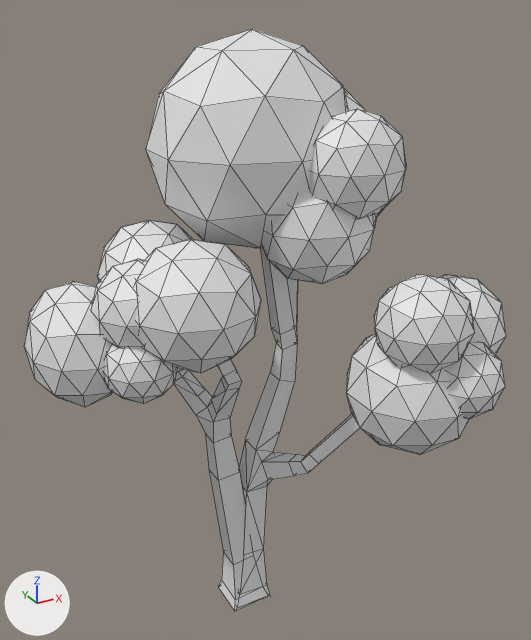
An edit to the Blender file 3D mallit/koivu2.blend, drawn before and after from the same camera.
The view is the same before and after, from a 50 mm camera at (-11.0, -21.9, 24.3) aimed at (1.0, 0.0, 13.3). Lighting does not change. The marker at lower left points along +X, +Y and +Z. Mesh edges are drawn as thin lines.
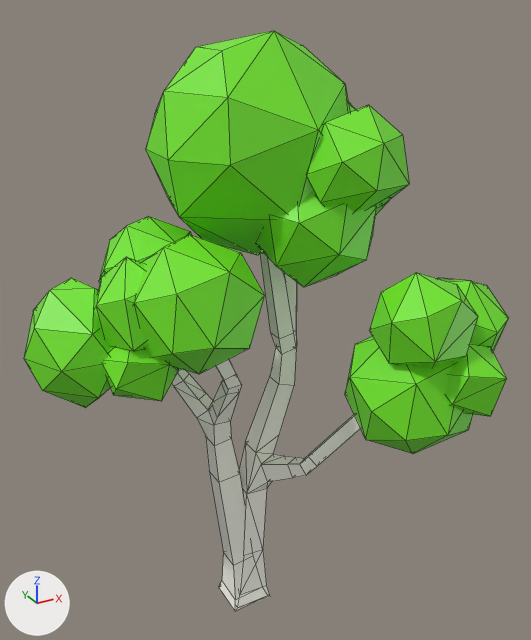
The change, as a diff of the scene's bpy script:
```diff
--- a/3D mallit/koivu2.blend.py
+++ b/3D mallit/koivu2.blend.py
@@ mat_material_002 @@
+mat_material_002 = principled_material('Material.002')
+mat_material_002.base_color = (0.17, 0.801, 0.0185)  # green #73e725
@@ me_icosphere_001 @@
 # used by ob_icosphere; location = (-5.64, 1.14, 13.43); scale = (1.77, 2.2, 2.2)
-me_icosphere_001.from_pydata(...)  # 42 vertices, 80 faces; spans x -0.95..0.95, y -1.0..1.0, z -1.0..1.0
+me_icosphere_001.from_pydata(...)  # 714 vertices, 1360 faces; spans x -0.95..7.96, y -3.73..2.36, z -1.92..4.51
+# me_icosphere_001 part 1: a new loose piece, an icosphere of 80 faces spanning x 0.61..2.97, y -2.25..-0.25, z -0.19..1.81, in mat_material_002 (green #73e725)
+# me_icosphere_001 part 2: a new loose piece, an icosphere of 80 faces spanning x 0.12..1.48, y -1.57..-0.42, z -0.67..0.48, in mat_material_002 (green #73e725)
+# me_icosphere_001 part 3: a new loose piece, an icosphere of 80 faces spanning x 4.05..6.7, y -0.69..1.28, z 1.51..3.76, in mat_material_002 (green #73e725)
+# me_icosphere_001 part 4: a new loose piece, an icosphere of 80 faces spanning x 0.12..1.84, y -1.52..-0.06, z 0.01..1.48, in mat_material_002 (green #73e725)
+# me_icosphere_001 part 5: a new loose piece, an icosphere of 80 faces spanning x 0.64..2.71, y -0.69..1.06, z 0.0..1.75, in mat_material_002 (green #73e725)
+# me_icosphere_001 part 6: a new loose piece, an icosphere of 80 faces spanning x 0.75..2.44, y -1.15..0.28, z -0.6..0.83, in mat_material_002 (green #73e725)
+# me_icosphere_001 part 7: a new loose piece, an icosphere of 80 faces spanning x 1.77..5.78, y -1.59..1.4, z 1.11..4.51, in mat_material_002 (green #73e725)
+# me_icosphere_001 part 8: the loose piece of 42 vertices spanning x -0.95..0.95, y -1.0..1.0, z -1.0..1.0 is copied, and the copy is multiplied about its middle by the matrix ((0.613, -0.129, -0.716), (0.181, 0.588, -0.06), (0.819, -0.067, 0.361)), then moved by (5.69, -0.7, 2.15), in mat_material_002 (green #73e725); it spans x 4.78..6.6, y -1.29..-0.11, z 1.26..3.05
+# me_icosphere_001 part 9: a new loose piece, an icosphere of 80 faces spanning x 3.39..5.74, y -1.9..-0.15, z 0.69..2.68, in mat_material_002 (green #73e725)
+# me_icosphere_001 part 10: a new loose piece, an icosphere of 80 faces spanning x 4.1..5.61, y -0.23..0.9, z 0.73..2.01, in mat_material_002 (green #73e725)
+# me_icosphere_001 part 11: a new loose piece, an icosphere of 80 faces spanning x 2.76..5.72, y 0.16..2.36, z 1.15..3.66, in mat_material_002 (green #73e725)
+# me_icosphere_001 part 12: a new loose piece, an icosphere of 80 faces spanning x 4.0..5.95, y -2.24..-0.79, z 1.81..3.47, in mat_material_002 (green #73e725)
+# me_icosphere_001 part 13: a new loose piece, an icosphere of 80 faces spanning x 4.51..7.09, y -3.52..-1.34, z -1.92..0.26, in mat_material_002 (green #73e725)
+# me_icosphere_001 part 14: a new loose piece, an icosphere of 80 faces spanning x 5.89..7.96, y -3.13..-1.37, z -0.91..0.85, in mat_material_002 (green #73e725)
+# me_icosphere_001 part 15: a new loose piece, an icosphere of 80 faces spanning x 5.62..7.11, y -3.73..-2.47, z -1.12..0.15, in mat_material_002 (green #73e725)
+# me_icosphere_001 part 16: a new loose piece, an icosphere of 80 faces spanning x 4.69..6.49, y -3.52..-2.0, z -0.31..1.21, in mat_material_002 (green #73e725)
+# me_icosphere_001 part 17: 80 faces spanning x -0.95..0.95, y -1.0..1.0, z -1.0..1.0 switch from no material to mat_material_002 (green #73e725)
@@ ob_cube @@
 ob_cube.location = (0.0, 0.0, 0.0)
+ob_cube.scale = (0.985, 0.985, 0.985)
 _m = ob_cube.modifiers.new('Decimate', 'DECIMATE')
@@ ob_icosphere @@
 ob_icosphere.scale = (1.77, 2.2, 2.2)
+_m = ob_icosphere.modifiers.new('Decimate', 'DECIMATE')
+_m.ratio = 0.42
@@ ob_icosphere_001 @@
-ob_icosphere_001 = bpy.data.objects.new('Icosphere.001', me_icosphere_002)
@@ ob_icosphere_002 @@
-ob_icosphere_002 = bpy.data.objects.new('Icosphere.002', me_icosphere_003)
@@ ob_icosphere_004 @@
-ob_icosphere_004 = bpy.data.objects.new('Icosphere.004', me_icosphere_005)
@@ ob_icosphere_005 @@
-ob_icosphere_005 = bpy.data.objects.new('Icosphere.005', me_icosphere_006)
@@ ob_icosphere_006 @@
-ob_icosphere_006 = bpy.data.objects.new('Icosphere.006', me_icosphere_007)
@@ ob_icosphere_007 @@
-ob_icosphere_007 = bpy.data.objects.new('Icosphere.007', me_icosphere_008)
@@ ob_icosphere_008 @@
-ob_icosphere_008 = bpy.data.objects.new('Icosphere.008', me_icosphere_009)
@@ ob_icosphere_009 @@
-ob_icosphere_009 = bpy.data.objects.new('Icosphere.009', me_icosphere_010)
@@ ob_icosphere_003 @@
-ob_icosphere_003 = bpy.data.objects.new('Icosphere.003', me_icosphere_011)
@@ ob_icosphere_012 @@
-ob_icosphere_012 = bpy.data.objects.new('Icosphere.012', me_icosphere_014)
@@ ob_icosphere_013 @@
-ob_icosphere_013 = bpy.data.objects.new('Icosphere.013', me_icosphere_015)
@@ ob_icosphere_015 @@
-ob_icosphere_015 = bpy.data.objects.new('Icosphere.015', me_icosphere_017)
@@ ob_icosphere_014 @@
-ob_icosphere_014 = bpy.data.objects.new('Icosphere.014', me_icosphere_019)
@@ ob_icosphere_016 @@
-ob_icosphere_016 = bpy.data.objects.new('Icosphere.016', me_icosphere_020)
```

What differs and where, as boxes (x1, y1, x2, y2) in the pictures (531 x 640 px):
'Icosphere', reshaped, modifiers changed
    before: (24, 281, 113, 407)
    after: (24, 31, 509, 454)
'Icosphere.008', deleted
    before: (146, 29, 349, 248)
'Cube', rescaled
    before: (174, 247, 360, 611)
    after: (172, 253, 361, 611)
'Icosphere.001', deleted
    before: (135, 239, 261, 373)
'Icosphere.013', deleted
    before: (346, 333, 469, 455)
'Icosphere.012', deleted
    before: (310, 109, 406, 219)
'Icosphere.016', deleted
    before: (374, 274, 475, 373)
'Icosphere.003', deleted
    before: (262, 188, 376, 284)
'Icosphere.005', deleted
    before: (91, 259, 145, 349)
'Icosphere.014', deleted
    before: (446, 341, 505, 419)
'Icosphere.002', deleted
    before: (104, 344, 178, 404)
'Icosphere.006', deleted
    before: (97, 220, 192, 281)
'Icosphere.015', deleted
    before: (440, 274, 506, 355)
'Icosphere.004', deleted
    before: (344, 88, 366, 111)
'Icosphere.009', deleted
    before: (375, 211, 382, 218)
'Icosphere.007', deleted
    before: (177, 368, 184, 372)
part 1 of me_icosphere_001, added (green)
    after: (133, 234, 265, 374)
part 2 of me_icosphere_001, added (green)
    after: (103, 347, 179, 401)
part 3 of me_icosphere_001, added
    after: (348, 102, 356, 112)
part 4 of me_icosphere_001, added (green)
    after: (94, 257, 147, 351)
part 5 of me_icosphere_001, added (green)
    after: (99, 216, 191, 282)
part 7 of me_icosphere_001, added (green)
    after: (146, 31, 350, 255)
part 8 of me_icosphere_001, added
    after: (376, 201, 388, 214)
part 9 of me_icosphere_001, added (green)
    after: (256, 190, 377, 287)
part 12 of me_icosphere_001, added (green)
    after: (306, 105, 409, 212)
part 13 of me_icosphere_001, added (green)
    after: (345, 336, 473, 454)
part 14 of me_icosphere_001, added (green)
    after: (437, 278, 509, 352)
part 15 of me_icosphere_001, added (green)
    after: (446, 344, 507, 416)
part 16 of me_icosphere_001, added (green)
    after: (370, 273, 478, 368)
part 17 of me_icosphere_001, recoloured (grey to green)
    before: (24, 281, 113, 407)
    after: (24, 278, 112, 408)
